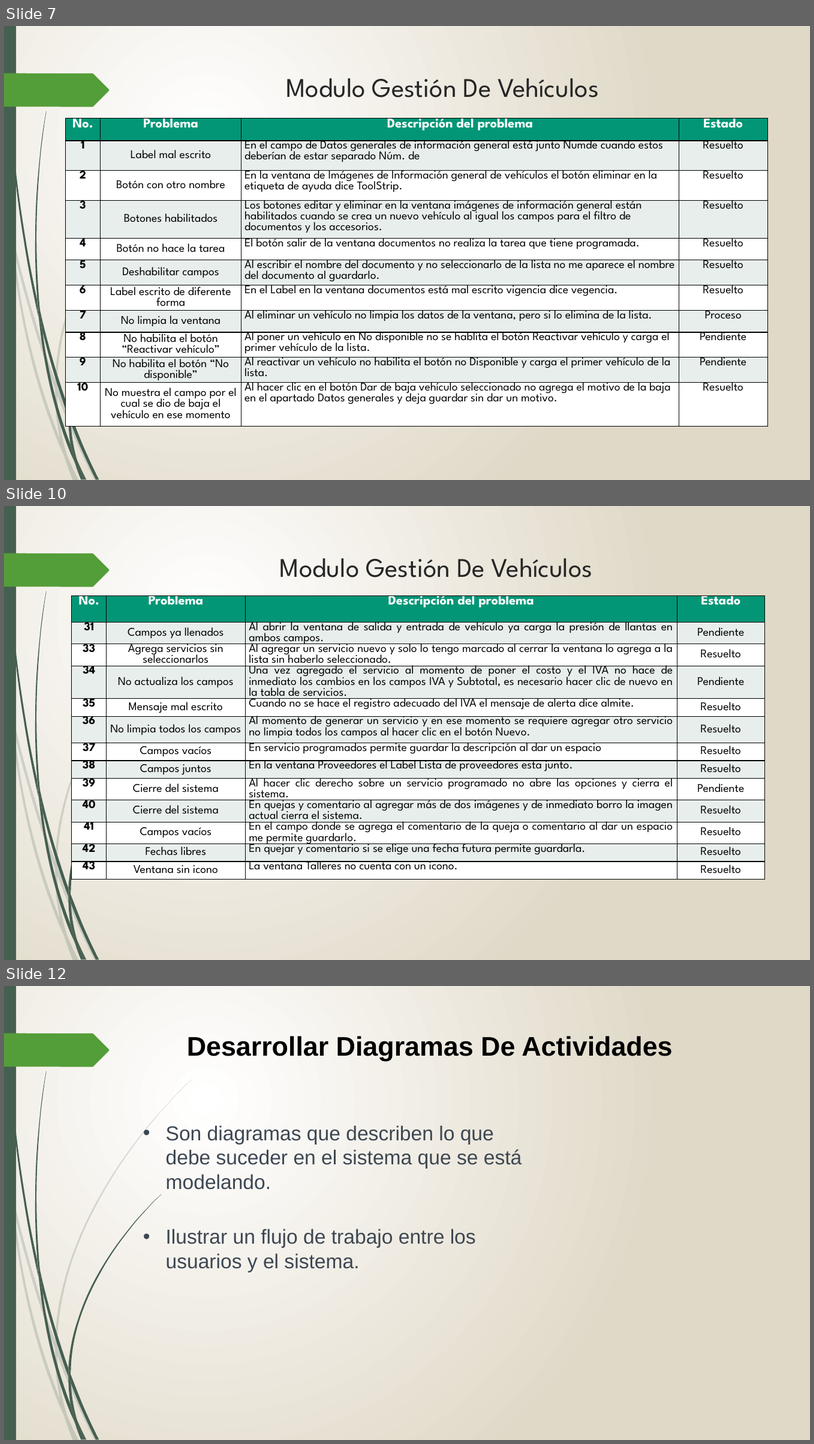
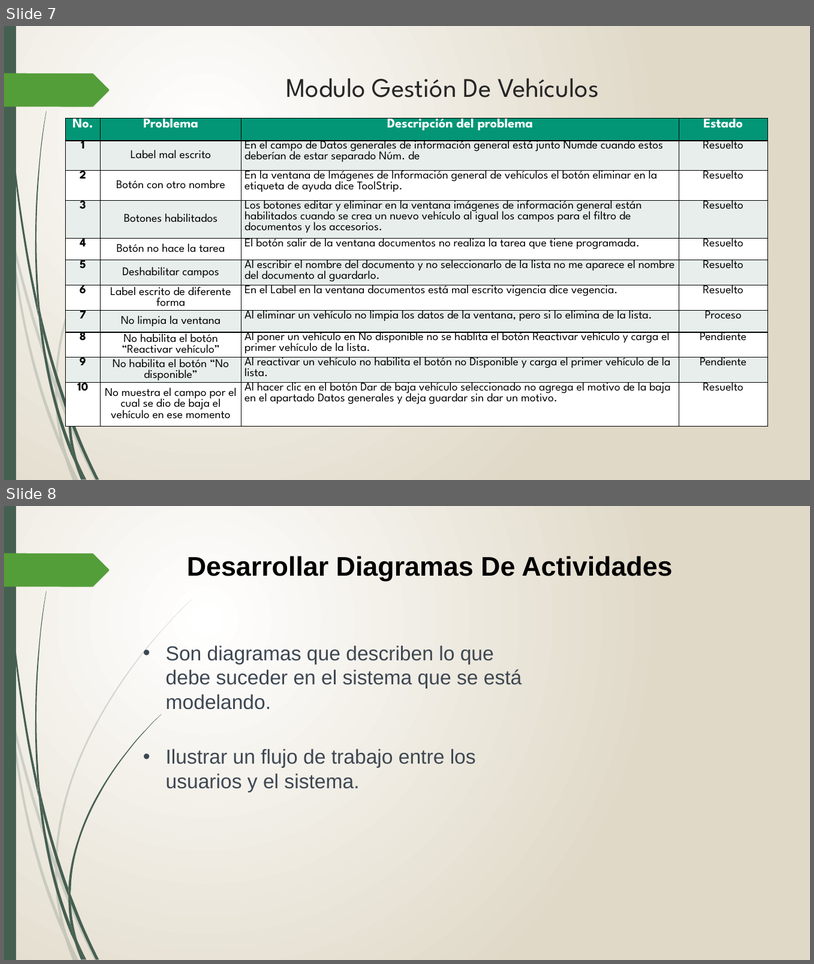
Before and after one commit to TonoGafa/paginaWebDany, a slide deck: img/PresentacionTitulacion.pptx. Shown one above the other, each under a label of ours: slides 7, 10 and 12 before the commit, slides 7 and 8 after it; the slides between them are not shown. The pictures are 814x1444 and 814x964 pixels, drawn with LibreOffice and Linux fonts; fonts in the diff are those of the drawing. Boxes give left, top, right and bottom in pixels: in the first picture for what was removed or moved away, otherwise in the second. Text is boxed around its words. In the diff, an @@ line names an element or a change of style, - is before the commit and + after.

Commit message:
Espacios
Ya quedaron todos o al menos la mayoria de los espacios, falta darle formato a la letra y un mejor tamaño.

```diff
--- a/img/PresentacionTitulacion.pptx
+++ b/img/PresentacionTitulacion.pptx
@@ slide 10 removed at bbox=[4, 506, 810, 960], background gradient #FFFFFF to #E0D9C8; not listed: 24 template elements that a slide beside it also shows @@
@@ title removed at bbox=[280, 558, 593, 577] @@
-Modulo Gestión De Vehículos
@@ table removed at bbox=[72, 595, 765, 947], 13 rows, 4 columns @@
-No. | Problema | Descripción del problema | Estado
-31 | Campos ya llenados | Al abrir la ventana de salida y entrada de vehículo ya carga la presión de llantas en ambos campos. | Pendiente
-33 | Agrega servicios sin seleccionarlos | Al agregar un servicio nuevo y solo lo tengo marcado al cerrar la ventana lo agrega a la lista sin haberlo seleccionado. | Resuelto
-34 | No actualiza los campos | Una vez agregado el servicio al momento de poner el costo y el IVA no hace de inmediato los cambios en los campos IVA y Subtotal, es necesario hacer clic de nuevo en la tabla de servicios. | Pendiente
-35 | Mensaje mal escrito | Cuando no se hace el registro adecuado del IVA el mensaje de alerta dice almite. | Resuelto
-36 | No limpia todos los campos | Al momento de generar un servicio y en ese momento se requiere agregar otro servicio no limpia todos los campos al hacer clic en el botón Nuevo. | Resuelto
-37 | Campos vacíos | En servicio programados permite guardar la descripción al dar un espacio | Resuelto
-38 | Campos juntos | En la ventana Proveedores el Label Lista de proveedores esta junto. | Resuelto
-39 | Cierre del sistema | Al hacer clic derecho sobre un servicio programado no abre las opciones y cierra el sistema. | Pendiente
-40 | Cierre del sistema | En quejas y comentario al agregar más de dos imágenes y de inmediato borro la imagen actual cierra el sistema. | Resuelto
-41 | Campos vacíos | En el campo donde se agrega el comentario de la queja o comentario al dar un espacio me permite guardarlo. | Resuelto
-42 | Fechas libres | En quejar y comentario si se elige una fecha futura permite guardarla. | Resuelto
-43 | Ventana sin icono | La ventana Talleres no cuenta con un icono. | Resuelto
@@ what was slide 12 is now slide 8 @@
```
Also in this commit, not shown: 1 slide changed, 3 other slides removed, 2 other files.
